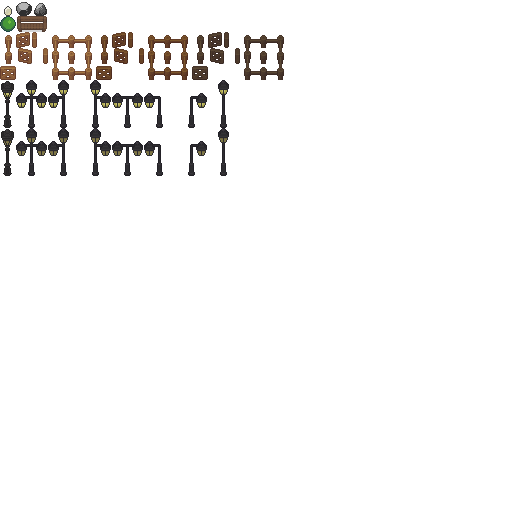
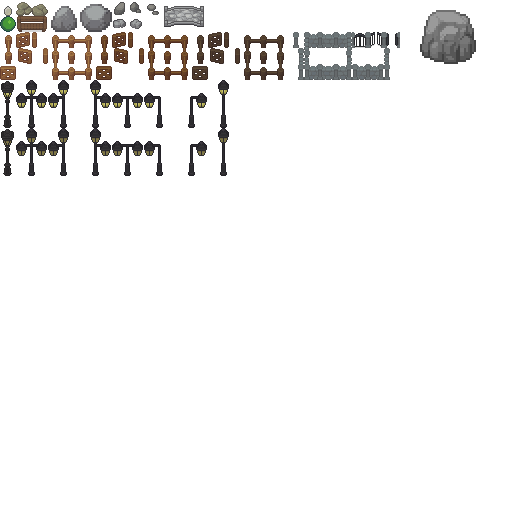
The second 512 × 512 image is a revision of the first. Changes to its layers:
painted on "objects" over box(4, 2, 476, 80)
